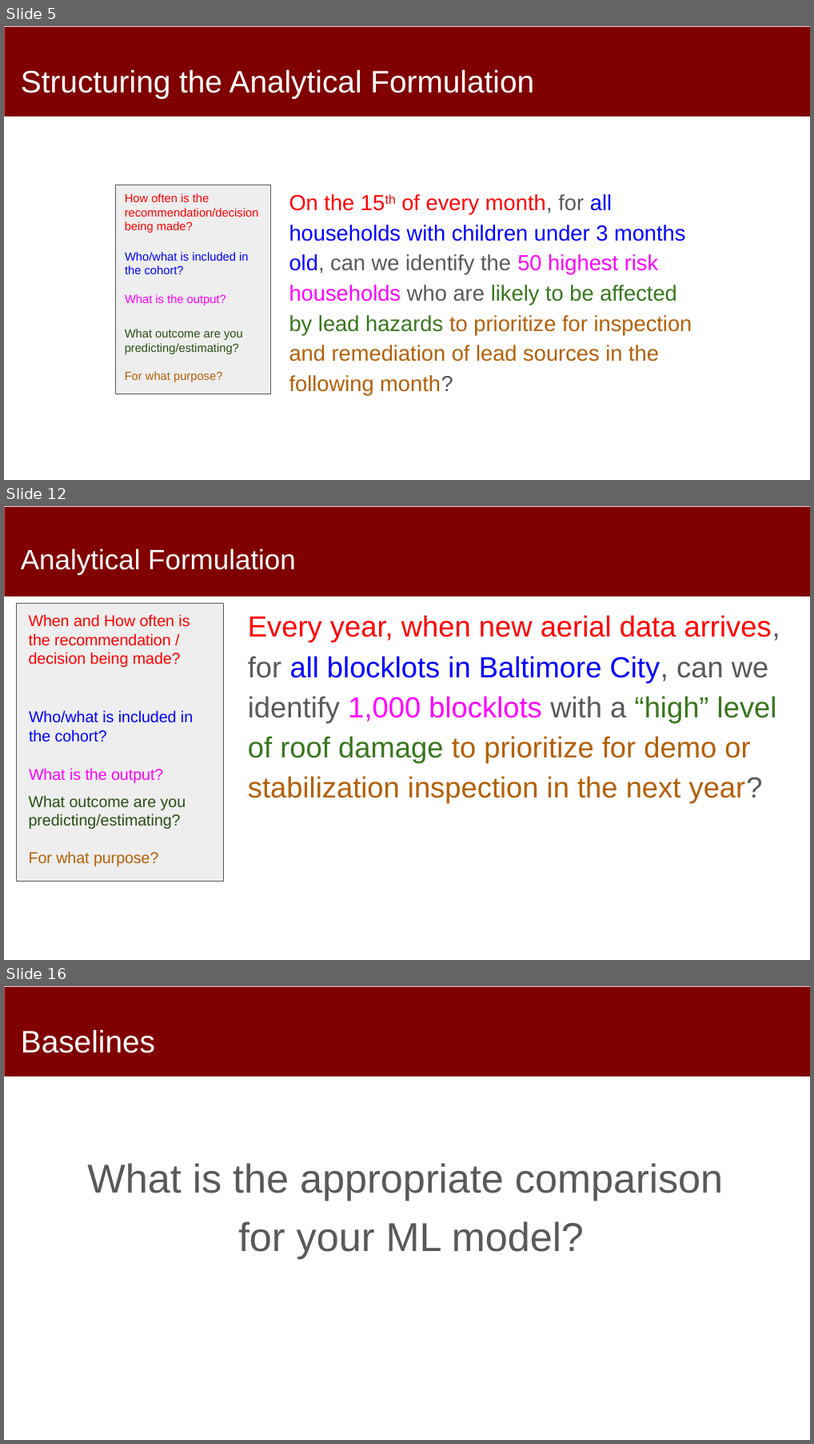
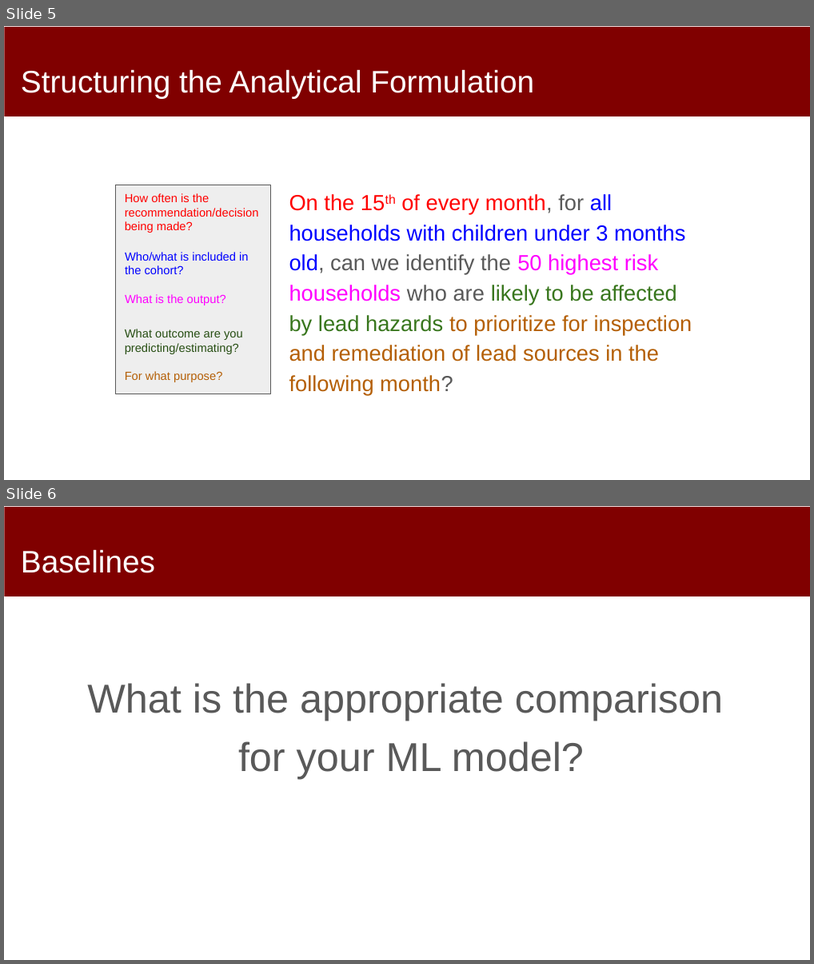
Before and after one commit to dssg/mlforpublicpolicylab, a slide deck: Lectures/09-Machine-Learning-Pipelines.pptx. Shown one above the other, each under a label of ours: slides 5, 12 and 16 before the commit, slides 5 and 6 after it; the slides between them are not shown. The pictures are 814x1444 and 814x964 pixels, drawn with LibreOffice and Linux fonts; fonts in the diff are those of the drawing. Boxes give left, top, right and bottom in pixels: in the first picture for what was removed or moved away, otherwise in the second. Text is boxed around its words. In the diff, an @@ line names an element or a change of style, - is before the commit and + after.

```diff
--- a/Lectures/09-Machine-Learning-Pipelines.pptx
+++ b/Lectures/09-Machine-Learning-Pipelines.pptx
@@ slide 12 removed at [4, 506, 810, 960], background #FFFFFF; not listed: 1 template element that a slide beside it also shows @@
@@ title removed at [21, 548, 296, 575] @@
-Analytical Formulation
@@ rectangle removed at [17, 603, 223, 881] @@
@@ text removed at [29, 614, 190, 667] @@
-When and How often is the recommendation / decision being made?
@@ text removed at [248, 615, 781, 804] @@
-Every year, when new aerial data arrives, for all blocklots in Baltimore City, can we identify 1,000 blocklots with a “high” level of roof damage to prioritize for demo or stabilization inspection in the next year?
@@ text removed at [29, 710, 193, 742] @@
-Who/what is included in the cohort?
@@ text removed at [29, 768, 163, 783] @@
-What is the output?
@@ text removed at [29, 795, 186, 866] @@
-What outcome are you predicting/estimating?
-For what purpose?
@@ what was slide 16 is now slide 6 @@
```
Also in this commit, not shown: 4 slides changed, 9 other slides removed, 1 other file.
